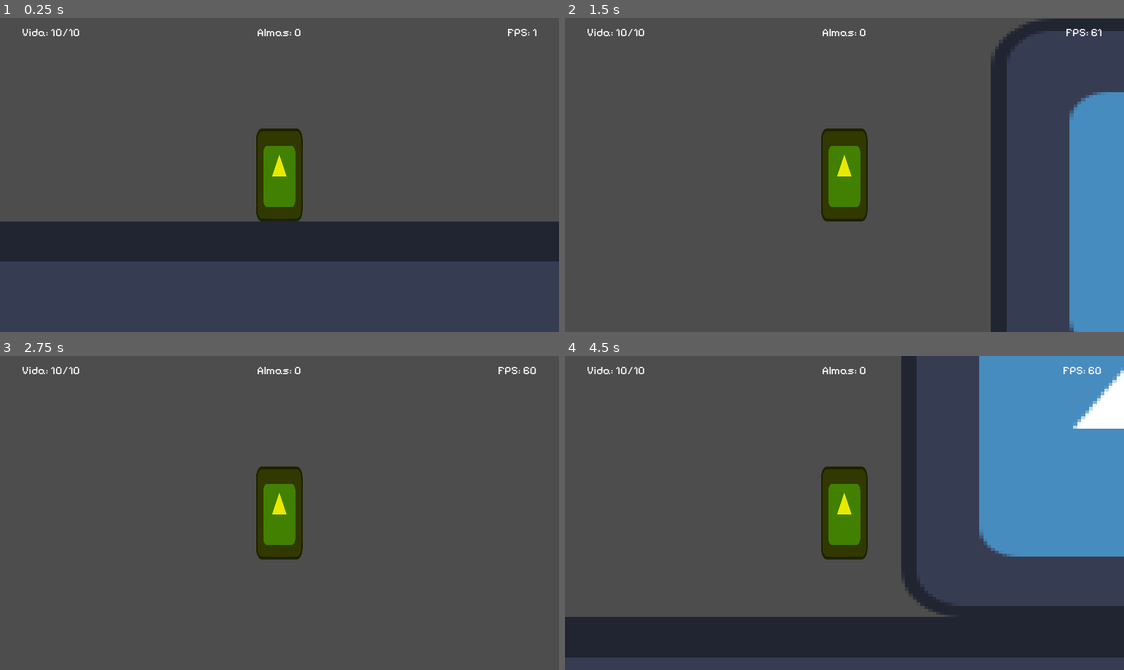
Above: before the commit, frames 1-4 (two rows, left to right).
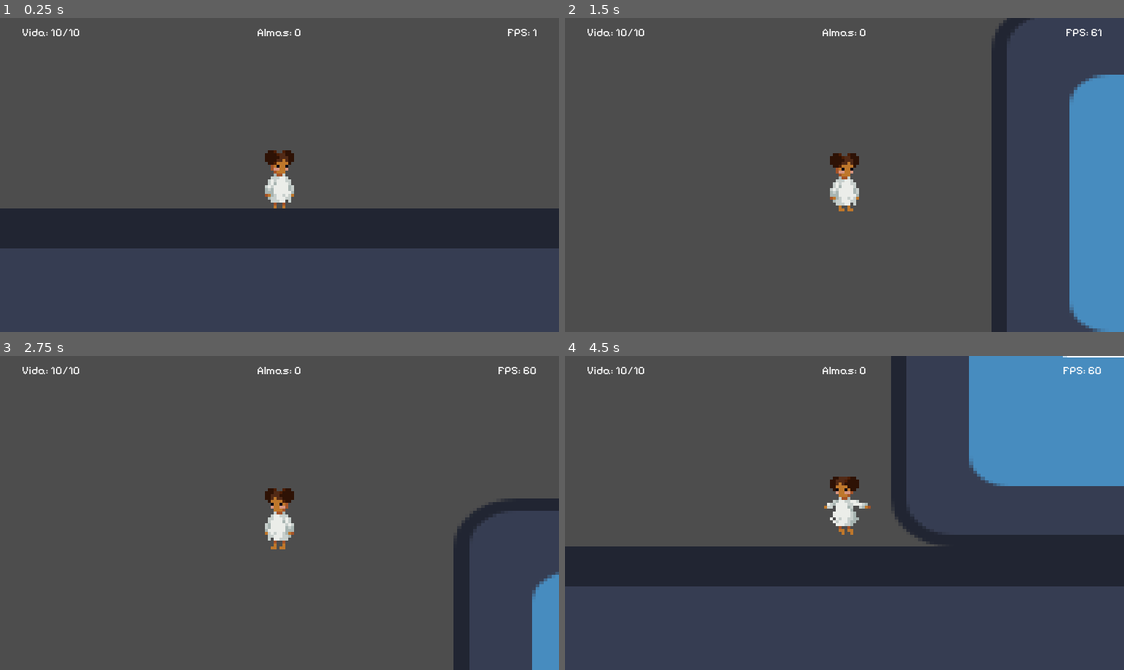
Above: after the commit, the same moments.

Repository: Vinnie-Jung/Lacos
Game: Godot game, scene res://scenes/levels/daugher_scene_prot.tscn
The game is run twice, just before and just after one commit, with the same random seed, the same clock (stepped at 60 frames per second) and the same inputs. This scene is started directly instead of the project's main scene. The engine's default icon, where the game draws it, is replaced by a stand-in: a white triangle on a blue panel in a dark square.
Inputs (mouse positions are in pixels of both pictures, inside the frame that each line leads up to):
- Up to frame 1 (0.25 s): no input
- Up to frame 2 (1.5 s): tap Enter at 0.5 s; move the mouse to (967, 159) at 0.52 s; hold W (jump) 0.53-1.28 s; hold D (move_right) from 0.53 s (still down); click (967, 159) at 0.67 s; move the mouse to (732, 190) at 1.27 s; click (732, 190) at 1.35 s
- Up to frame 3 (2.75 s): tap W (jump) at 1.52, 1.55, 1.82 s; move the mouse to (335, 443) at 2.02 s; release D (move_right) at 2.03 s; hold A (move_left) from 2.03 s (still down); hold W (jump) from 2.03 s (still down); right-click (335, 443) at 2.1 s
- Up to frame 4 (4.5 s): move the mouse to (816, 575) at 2.77 s; release A (move_left) at 2.78 s; release W (jump) at 2.78 s; hold D (move_right) 2.78-4.28 s; tap W (jump) at 2.85, 3.02, 3.32 s; click (816, 575) at 2.92 s; move the mouse to (1012, 560) at 3.52 s; hold W (jump) 3.53-4.28 s; click (1012, 560) at 3.6 s; move the mouse to (676, 465) at 4.27 s; hold A (move_left) from 4.28 s (still down); right-click (676, 465) at 4.35 s

The runs differ from the first frame. In frame 1, 10% of the frame differs, in the area x 0-100%, y 35-78%; in frame 2, 4.4%; in frame 3, 5.9%; in frame 4, 38%, in the area x 0-100%, y 0-97%.

Commit message:
adding sprites

Diff:
--- a/scenes/chars/chars_src/daughter.gd
+++ b/scenes/chars/chars_src/daughter.gd
@@ -2,9 +2,10 @@
 
 @onready var timer: Timer = $TakeDamageTimer
 @onready var super_jump_timer: Timer = $SuperPulo
+@onready var animation = $Texture
 
 # World
-var gravity = 1200#ProjectSettings.get_setting("physics/2d/default_gravity")
+var gravity = 1500#ProjectSettings.get_setting("physics/2d/default_gravity")
 
 # Character Attributes
 var max_health: int = 10
@@ -16,6 +17,7 @@
 
 var can_super_jump = true
 var jump_force = 0
+var is_jumping: bool = false
 
 func _ready() -> void:
 	PlayerAttrib.set_max_health(max_health)
@@ -23,6 +25,7 @@
 
 func _physics_process(delta: float) -> void:
 	_move(delta)
+	print(is_on_floor())
 	self.velocity.y += gravity * delta
 
 func _move(delta: float) -> void:
@@ -32,6 +35,18 @@
 	if is_on_floor() and Input.is_action_just_pressed("jump"):
 		jump_force = JUMP_STRENGTH
 
+	# Controls the animation
+	if (direction != 0 && is_on_floor()):
+		_animation("float")
+		animation.flip_h = true if (direction < 0) else false
+	elif (is_jumping):
+		_animation("super_jump")
+		animation.flip_h = true if (direction < 0) else false
+	else:
+		_animation("idle")
+
+
+
 	_verify_jump(delta)
 	move_and_slide()
 
@@ -39,11 +54,18 @@
 	if Input.is_action_pressed("jump") and is_on_floor():
 		if can_super_jump:
 			jump_force = min(jump_force + JUMP_STRENGTH * delta, JUMP_STRENGTH * SUPER_JUMP_MULTIPLIER)
+			is_jumping = true
 		else:
 			jump_force = min(jump_force + JUMP_STRENGTH * delta, JUMP_STRENGTH)
 	elif Input.is_action_just_released("jump") and is_on_floor():
 		jump()
 		jump_force = 0
+		is_jumping = true
+
+	if (!is_on_floor()):
+		is_jumping = true
+	else:
+		is_jumping = false
 
 func jump() -> void:
 	if can_super_jump:
@@ -101,3 +123,6 @@
 func _on_shield_timeout():
 	destroy_shield(get_parent().get_child(-1))
 	self.modulate = Color(1, 1, 1)
+
+func _animation(anim_name: String) -> void:
+	animation.play(anim_name)
--- a/scenes/chars/chars_src/mother.gd
+++ b/scenes/chars/chars_src/mother.gd
@@ -32,7 +32,6 @@
 
 func _physics_process(delta: float) -> void:
 	_move(delta)
-	print(is_jumping)
 	self.velocity.y += gravity * delta
 
 
--- a/scenes/chars/daughter.tscn
+++ b/scenes/chars/daughter.tscn
@@ -1,21 +1,184 @@
-[gd_scene load_steps=4 format=3 uid="uid://qogbmhrthkjq"]
+[gd_scene load_steps=27 format=3 uid="uid://qogbmhrthkjq"]
 
 [ext_resource type="Script" path="res://scenes/chars/chars_src/daughter.gd" id="1_u0dgc"]
-[ext_resource type="Texture2D" uid="uid://07t1gkmqppot" path="res://icon.svg" id="2_4dtgm"]
+[ext_resource type="Texture2D" uid="uid://c8kotembmw822" path="res://resources/assets/spr/daughter/daughter_float_sheet.png" id="2_gm06r"]
+[ext_resource type="Texture2D" uid="uid://cxl2pdfc55e3w" path="res://resources/assets/spr/daughter/daughter_idle_sheet.png" id="3_bo7rd"]
+[ext_resource type="Texture2D" uid="uid://0rb8wnt5348f" path="res://resources/assets/spr/daughter/daughter_superjump_sheet.png" id="4_wwjs5"]
+
+[sub_resource type="AtlasTexture" id="AtlasTexture_3enc2"]
+atlas = ExtResource("2_gm06r")
+region = Rect2(0, 0, 18, 27)
+
+[sub_resource type="AtlasTexture" id="AtlasTexture_uwmxa"]
+atlas = ExtResource("2_gm06r")
+region = Rect2(18, 0, 18, 27)
+
+[sub_resource type="AtlasTexture" id="AtlasTexture_yupwf"]
+atlas = ExtResource("2_gm06r")
+region = Rect2(36, 0, 18, 27)
+
+[sub_resource type="AtlasTexture" id="AtlasTexture_rapra"]
+atlas = ExtResource("2_gm06r")
+region = Rect2(54, 0, 18, 27)
+
+[sub_resource type="AtlasTexture" id="AtlasTexture_kx56l"]
+atlas = ExtResource("2_gm06r")
+region = Rect2(72, 0, 18, 27)
+
+[sub_resource type="AtlasTexture" id="AtlasTexture_alpnr"]
+atlas = ExtResource("2_gm06r")
+region = Rect2(90, 0, 18, 27)
+
+[sub_resource type="AtlasTexture" id="AtlasTexture_s7u2v"]
+atlas = ExtResource("3_bo7rd")
+region = Rect2(0, 0, 22, 25)
+
+[sub_resource type="AtlasTexture" id="AtlasTexture_vjwlb"]
+atlas = ExtResource("3_bo7rd")
+region = Rect2(22, 0, 22, 25)
+
+[sub_resource type="AtlasTexture" id="AtlasTexture_nd2vm"]
+atlas = ExtResource("3_bo7rd")
+region = Rect2(44, 0, 22, 25)
+
+[sub_resource type="AtlasTexture" id="AtlasTexture_f4b50"]
+atlas = ExtResource("3_bo7rd")
+region = Rect2(66, 0, 22, 25)
+
+[sub_resource type="AtlasTexture" id="AtlasTexture_1opyo"]
+atlas = ExtResource("4_wwjs5")
+region = Rect2(0, 0, 22, 25)
+
+[sub_resource type="AtlasTexture" id="AtlasTexture_lemnl"]
+atlas = ExtResource("4_wwjs5")
+region = Rect2(22, 0, 22, 25)
+
+[sub_resource type="AtlasTexture" id="AtlasTexture_3scm4"]
+atlas = ExtResource("4_wwjs5")
+region = Rect2(44, 0, 22, 25)
+
+[sub_resource type="AtlasTexture" id="AtlasTexture_l5dgy"]
+atlas = ExtResource("4_wwjs5")
+region = Rect2(66, 0, 22, 25)
+
+[sub_resource type="AtlasTexture" id="AtlasTexture_1o4fp"]
+atlas = ExtResource("4_wwjs5")
+region = Rect2(88, 0, 22, 25)
+
+[sub_resource type="AtlasTexture" id="AtlasTexture_k1qu6"]
+atlas = ExtResource("4_wwjs5")
+region = Rect2(110, 0, 22, 25)
+
+[sub_resource type="AtlasTexture" id="AtlasTexture_cc8id"]
+atlas = ExtResource("4_wwjs5")
+region = Rect2(132, 0, 22, 25)
+
+[sub_resource type="AtlasTexture" id="AtlasTexture_25rh8"]
+atlas = ExtResource("4_wwjs5")
+region = Rect2(154, 0, 22, 25)
+
+[sub_resource type="AtlasTexture" id="AtlasTexture_3a2rm"]
+atlas = ExtResource("4_wwjs5")
+region = Rect2(176, 0, 22, 25)
+
+[sub_resource type="AtlasTexture" id="AtlasTexture_5ku6o"]
+atlas = ExtResource("4_wwjs5")
+region = Rect2(198, 0, 22, 25)
+
+[sub_resource type="SpriteFrames" id="SpriteFrames_35smd"]
+animations = [{
+"frames": [{
+"duration": 1.0,
+"texture": SubResource("AtlasTexture_3enc2")
+}, {
+"duration": 1.0,
+"texture": SubResource("AtlasTexture_uwmxa")
+}, {
+"duration": 1.0,
+"texture": SubResource("AtlasTexture_yupwf")
+}, {
+"duration": 1.0,
+"texture": SubResource("AtlasTexture_rapra")
+}, {
+"duration": 1.0,
+"texture": SubResource("AtlasTexture_kx56l")
+}, {
+"duration": 1.0,
+"texture": SubResource("AtlasTexture_alpnr")
+}],
+"loop": true,
+"name": &"float",
+"speed": 10.0
+}, {
+"frames": [{
+"duration": 1.0,
+"texture": SubResource("AtlasTexture_s7u2v")
+}, {
+"duration": 1.0,
+"texture": SubResource("AtlasTexture_vjwlb")
+}, {
+"duration": 1.0,
+"texture": SubResource("AtlasTexture_nd2vm")
+}, {
+"duration": 1.0,
+"texture": SubResource("AtlasTexture_f4b50")
+}],
+"loop": true,
+"name": &"idle",
+"speed": 7.0
+}, {
+"frames": [{
+"duration": 1.0,
+"texture": SubResource("AtlasTexture_1opyo")
+}, {
+"duration": 1.0,
+"texture": SubResource("AtlasTexture_lemnl")
+}, {
+"duration": 1.0,
+"texture": SubResource("AtlasTexture_3scm4")
+}, {
+"duration": 1.0,
+"texture": SubResource("AtlasTexture_l5dgy")
+}, {
+"duration": 1.0,
+"texture": SubResource("AtlasTexture_1o4fp")
+}, {
+"duration": 1.0,
+"texture": SubResource("AtlasTexture_k1qu6")
+}, {
+"duration": 1.0,
+"texture": SubResource("AtlasTexture_cc8id")
+}, {
+"duration": 1.0,
+"texture": SubResource("AtlasTexture_25rh8")
+}, {
+"duration": 1.0,
+"texture": SubResource("AtlasTexture_3a2rm")
+}, {
+"duration": 1.0,
+"texture": SubResource("AtlasTexture_5ku6o")
+}],
+"loop": true,
+"name": &"super_jump",
+"speed": 15.0
+}]
 
 [sub_resource type="CapsuleShape2D" id="CapsuleShape2D_iet7s"]
-radius = 64.0
-height = 128.0
+radius = 9.0
+height = 42.0
 
 [node name="Daughter" type="CharacterBody2D"]
-scale = Vector2(0.5, 1)
+scale = Vector2(2, 2)
 script = ExtResource("1_u0dgc")
 
-[node name="Texture" type="Sprite2D" parent="."]
-modulate = Color(0.911836, 0.911837, 0, 1)
-texture = ExtResource("2_4dtgm")
+[node name="Texture" type="AnimatedSprite2D" parent="."]
+scale = Vector2(2, 2)
+sprite_frames = SubResource("SpriteFrames_35smd")
+animation = &"super_jump"
+frame_progress = 0.361628
 
 [node name="Collision" type="CollisionShape2D" parent="."]
+position = Vector2(0, 2)
 shape = SubResource("CapsuleShape2D_iet7s")
 
 [node name="Camera" type="Camera2D" parent="."]
--- a/scenes/chars/mother.tscn
+++ b/scenes/chars/mother.tscn
@@ -219,7 +219,7 @@
 scale = Vector2(2, 2)
 sprite_frames = SubResource("SpriteFrames_g6vk2")
 animation = &"jump"
-frame_progress = 0.614574
+frame_progress = 0.445978
 
 [node name="Collision" type="CollisionShape2D" parent="."]
 position = Vector2(-1, 4)
Binary file added: resources/assets/spr/daughter/daughter_float_sheet.png
Binary file added: resources/assets/spr/daughter/daughter_idle_sheet.png
Binary file added: resources/assets/spr/daughter/daughter_superjump_sheet.png
Not shown: 1 places in scenes/chars/monsters/enemy_1.tscn that only renumber resources
